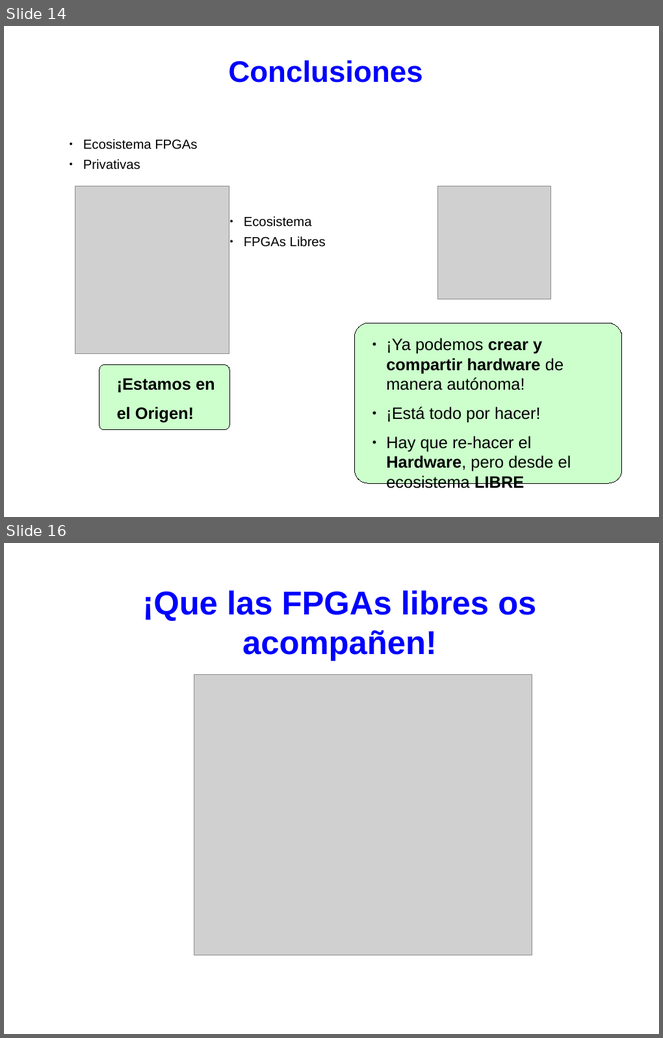
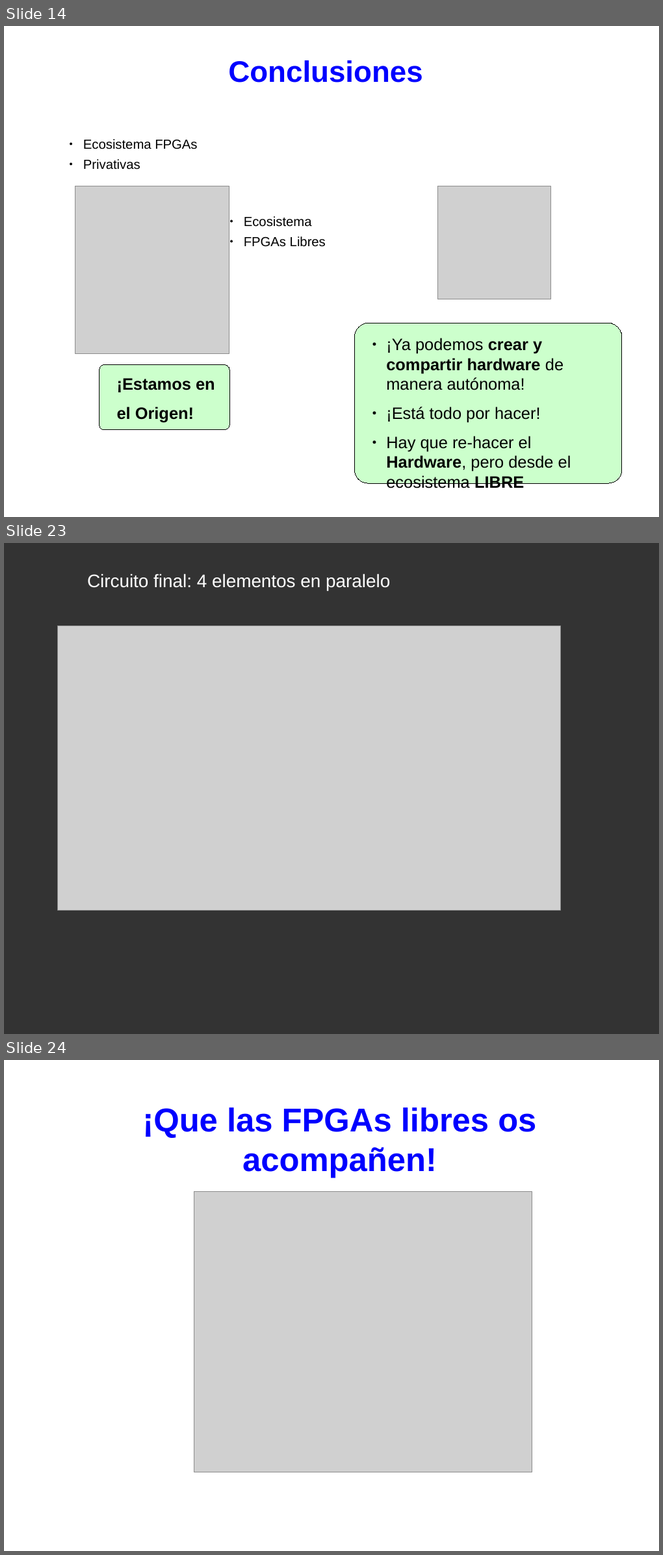
Before and after one commit to Obijuan/myslides, a slide deck: 2021-09-11-FPGAs-Libres-Jornadas-Hw-Libre-Brasi/2021-09-11-FPGAs-libres-Brasil.odp. Shown one above the other, each under a label of ours: slides 14 and 16 before the commit, slides 14, 23 and 24 after it; the slides between them are not shown. The pictures are 663x1038 and 663x1555 pixels, drawn with LibreOffice and Linux fonts; fonts in the diff are those of the drawing; grey boxes stand for pictures. Boxes give left, top, right and bottom in pixels: in the first picture for what was removed or moved away, otherwise in the second. Text is boxed around its words. In the diff, an @@ line names an element or a change of style, - is before the commit and + after.

```diff
--- a/2021-09-11-FPGAs-Libres-Jornadas-Hw-Libre-Brasi/2021-09-11-FPGAs-libres-Brasil.odp
+++ b/2021-09-11-FPGAs-Libres-Jornadas-Hw-Libre-Brasi/2021-09-11-FPGAs-libres-Brasil.odp
@@ slide 23 added at <box>4,543,659,1034</box>, background #333333 @@
@@ text added at <box>87,574,390,591</box>, 22 pt, text #FFFFFF @@
+Circuito final: 4 elementos en paralelo
@@ picture added at <box>57,626,561,910</box> @@
@@ what was slide 16 is now slide 24 @@
```
Also in this commit, not shown: 3 slides changed, 8 other slides added, 1 other file.
